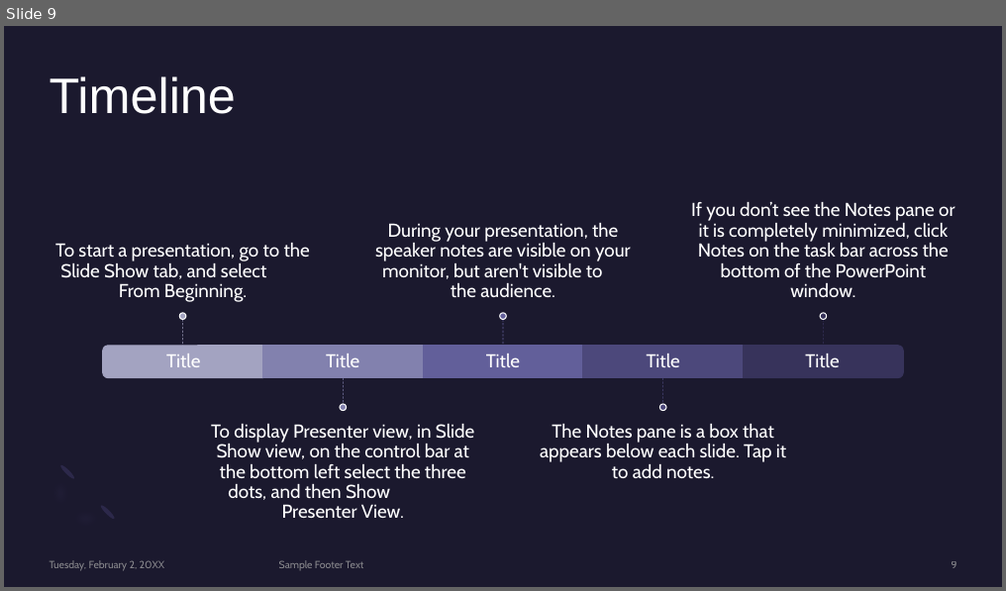
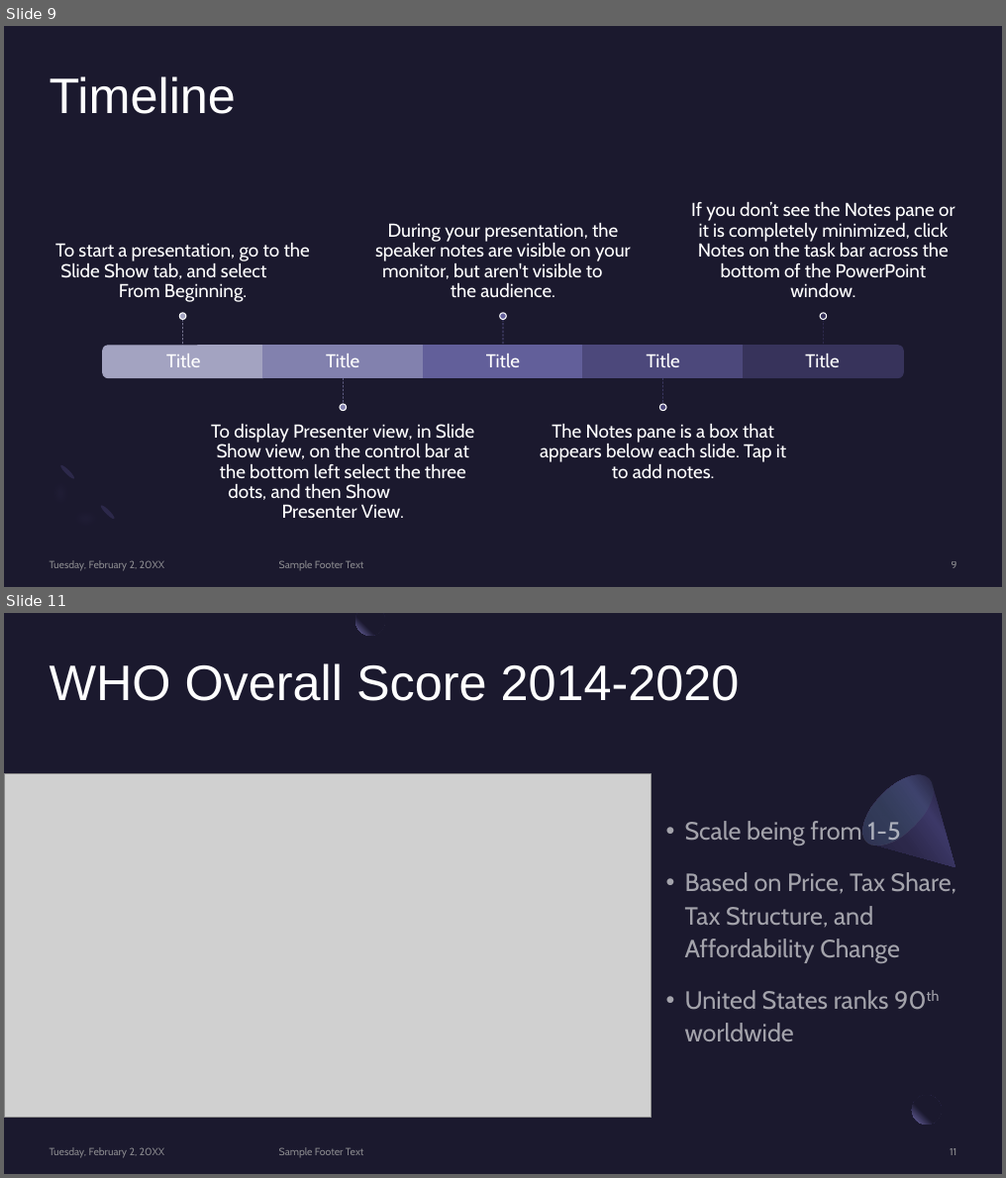
Before and after one commit to AKCase1993/Capstone-NSS-DA7, a slide deck: notebook/Tobacco.pptx. Shown one above the other, each under a label of ours: slide 9 before the commit, slides 9 and 11 after it; the slides between them are not shown. The pictures are 1006x591 and 1006x1178 pixels, drawn with LibreOffice and Linux fonts; fonts in the diff are those of the drawing; grey boxes stand for pictures. Boxes give left, top, right and bottom in pixels: in the first picture for what was removed or moved away, otherwise in the second. Text is boxed around its words. In the diff, an @@ line names an element or a change of style, - is before the commit and + after.

```diff
--- a/notebook/Tobacco.pptx
+++ b/notebook/Tobacco.pptx
@@ slide 11 added at [4, 613, 1002, 1174], background #1B192E @@
@@ freeform shape added at [355, 613, 385, 636], fill gradient #1B192E to #7771B2 @@
@@ title added at [50, 663, 740, 701], 48 pt, text #FFFFFF @@
+WHO Overall Score 2014-2020
@@ picture added at [4, 774, 651, 1117] @@
@@ freeform shape added at [851, 763, 987, 898], fill gradient #2C284A to #3C3867 to #1B192E @@
@@ ellipse added at [851, 763, 945, 857], fill gradient #454075 to #5BEFC1 @@
@@ text added at [685, 821, 956, 1042], 24 pt, text #FFFFFF at 60% opacity @@
+• Scale being from 1-5
+• Based on Price, Tax Share, Tax Structure, and Affordability Change
+• United States ranks 90th worldwide
@@ ellipse added at [912, 1096, 942, 1125], fill gradient #1B192E to #7771B2 @@
@@ rectangle added at [942, 1090, 972, 1119], fill #1B192E at 80% opacity @@
@@ text added at [50, 1148, 164, 1158], 10 pt, text #A6A6A6 at 80% opacity @@
+Tuesday, February 2, 20XX
@@ text added at [279, 1148, 364, 1157], 10 pt, text #A6A6A6 at 80% opacity @@
+Sample Footer Text
@@ page number added at [949, 1149, 956, 1156], 10 pt, text #A6A6A6 at 80% opacity @@
+11
```
Also in this commit, not shown: 2 slides changed, 3 other slides added, 3 slides removed.
